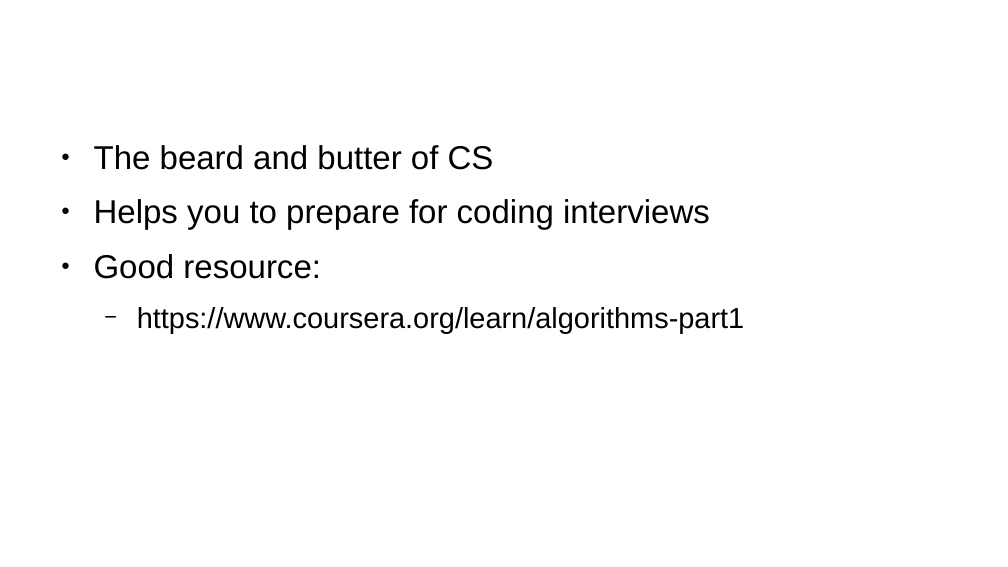
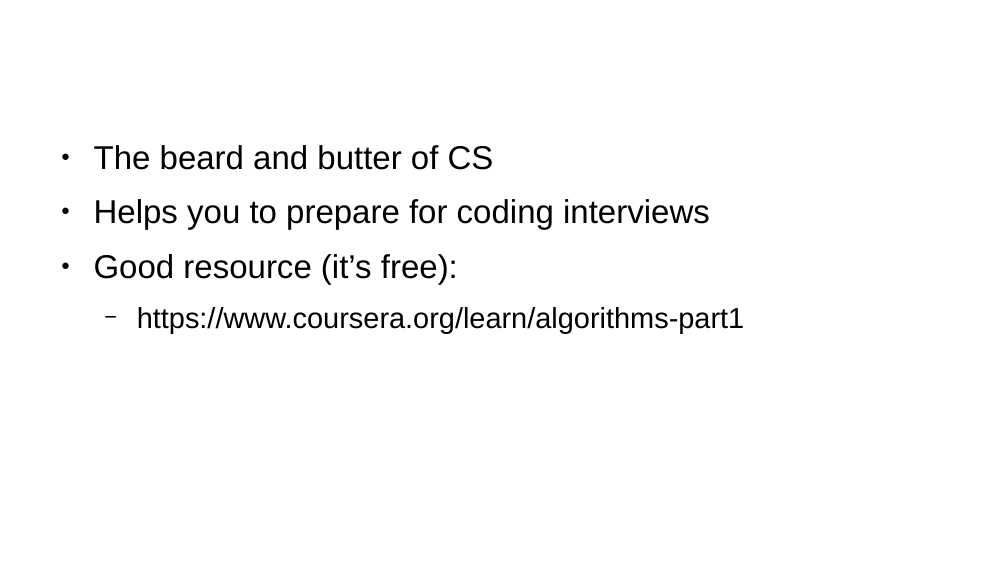
Before and after one commit to tonyern/techlahoma-lightning-talk-slides, a slide deck: slide 9 of Lightning Talk.odp (slide 8 before the commit). Drawn at 1008x567 pixels with LibreOffice and Linux fonts; fonts in the diff are those of the drawing; background and template pictures are left out. Boxes give left, top, right and bottom in pixels: in the first picture for what was removed or moved away, otherwise in the second. Text is boxed around its words. In the diff, an @@ line names an element or a change of style, - is before the commit and + after.

```diff
--- a/Lightning Talk.odp
+++ b/Lightning Talk.odp
@@ text at (94, 254, 458, 284): text changed @@
-● Good resource:
+● Good resource (it’s free):
```
Also in this commit, not shown: 5 other slides changed, 1 slide added.
